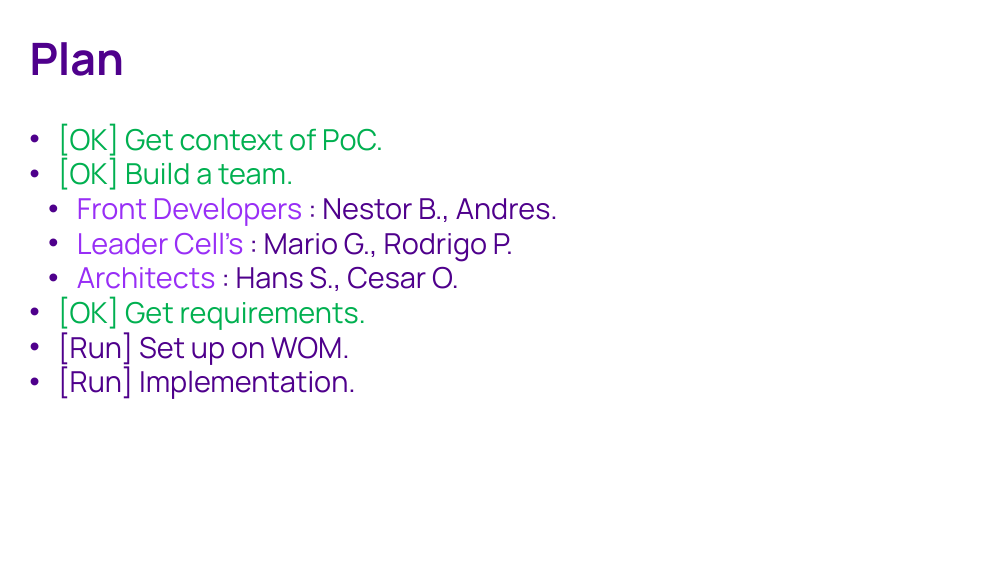
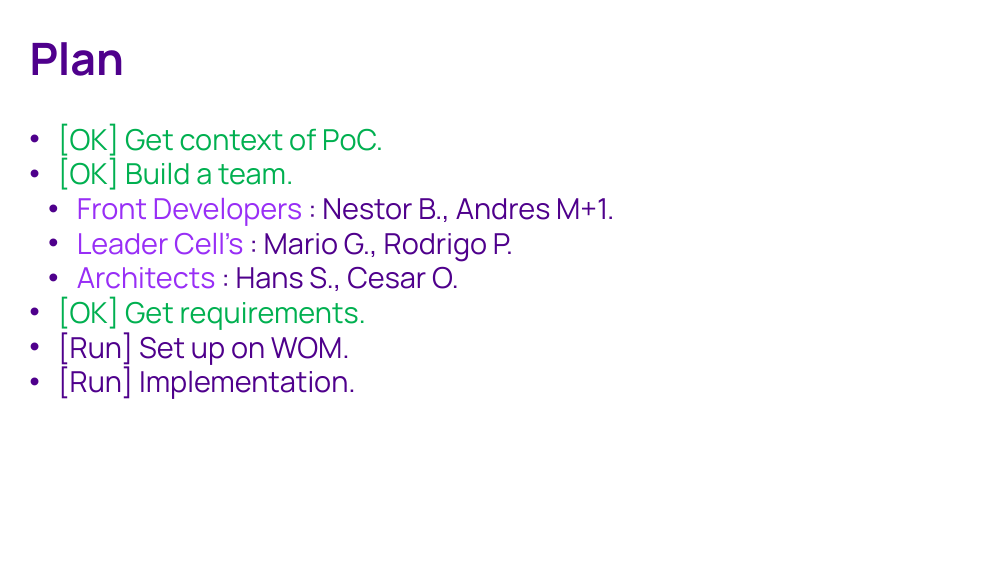
Before and after one commit to cohgit/architecture, a slide deck: slide 5 of pocs/microfrontend/POC MicroFrontend - Estado - César Ogalde - v1.0.pptx. Drawn at 1008x567 pixels with LibreOffice and Linux fonts; fonts in the diff are those of the drawing; background and template pictures are left out. Boxes give left, top, right and bottom in pixels: in the first picture for what was removed or moved away, otherwise in the second. Text is boxed around its words. In the diff, an @@ line names an element or a change of style, - is before the commit and + after.

```diff
--- a/pocs/microfrontend/POC MicroFrontend - Estado - César Ogalde - v1.0.pptx
+++ b/pocs/microfrontend/POC MicroFrontend - Estado - César Ogalde - v1.0.pptx
@@ text at [77,197,614,226]: text changed @@
-  • Front Developers : Nestor B., Andres.
+  • Front Developers : Nestor B., Andres M+1.
```
Also in this commit, not shown: 12 other files.
